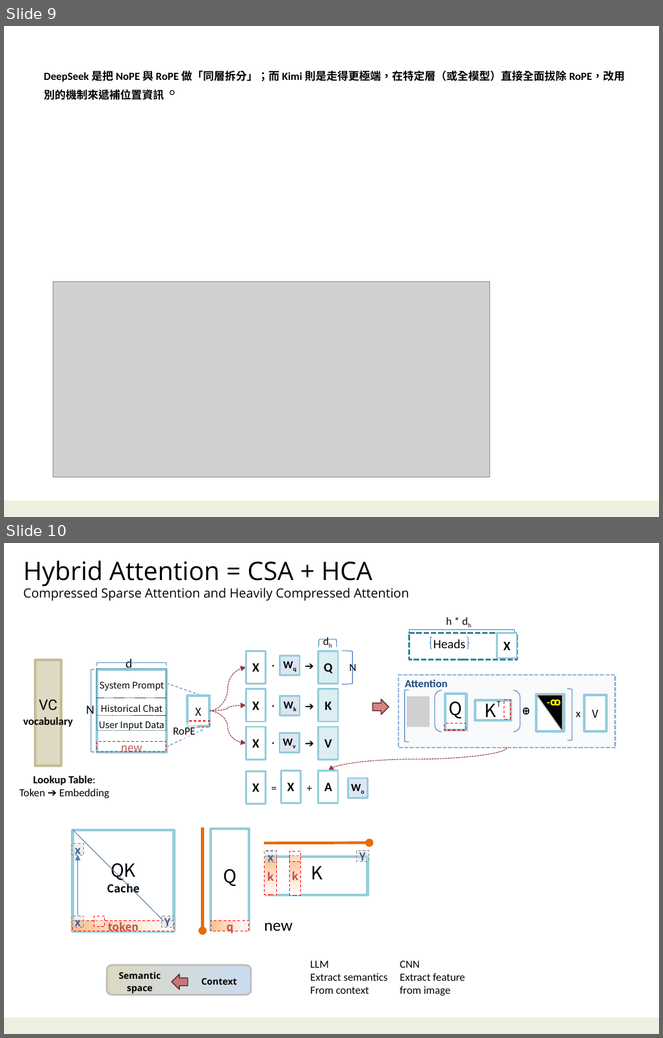
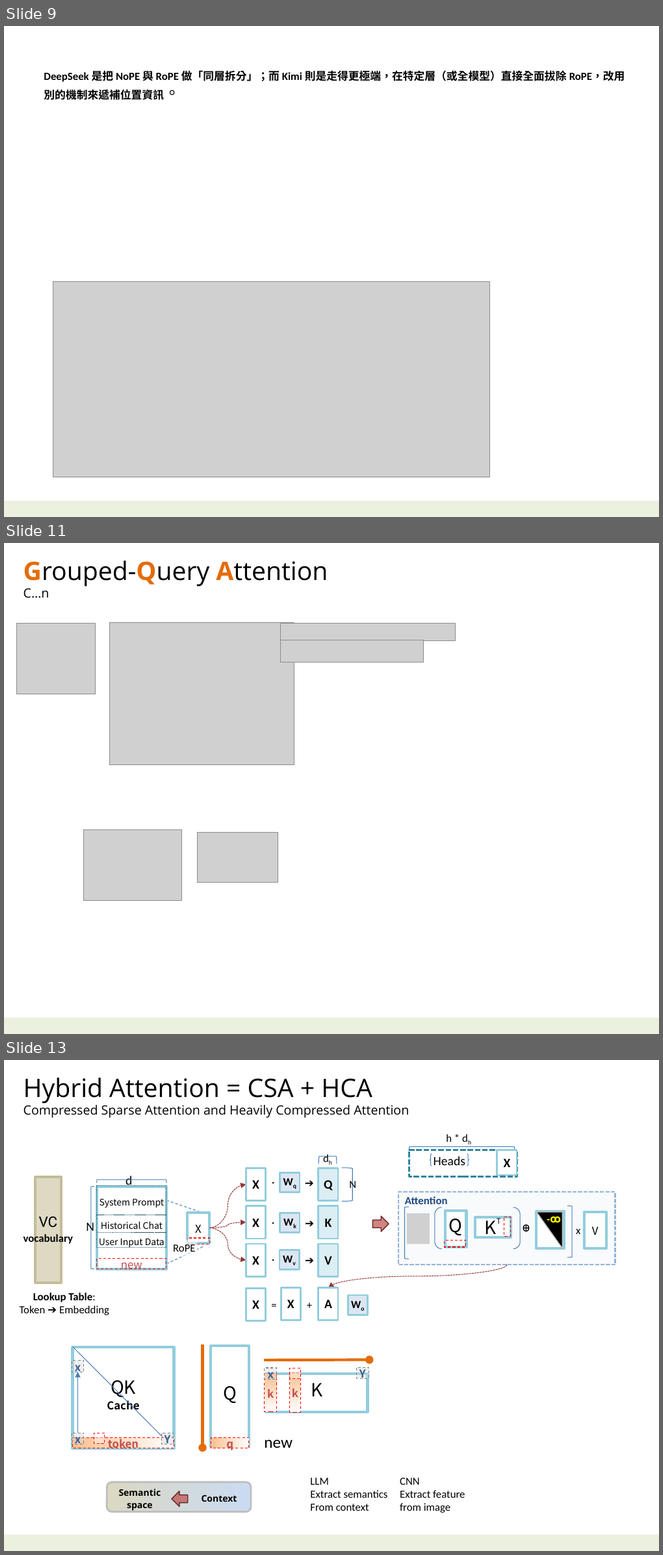
Before and after one commit to navibator/crazy-ai, a slide deck: ai-deepseek.pptx. Shown one above the other, each under a label of ours: slides 9 and 10 before the commit, slides 9, 11 and 13 after it; the slides between them are not shown. The pictures are 663x1038 and 663x1555 pixels, drawn with LibreOffice and Linux fonts; fonts in the diff are those of the drawing; grey boxes stand for pictures. Boxes give left, top, right and bottom in pixels: in the first picture for what was removed or moved away, otherwise in the second. Text is boxed around its words. In the diff, an @@ line names an element or a change of style, - is before the commit and + after.

```diff
--- a/ai-deepseek.pptx
+++ b/ai-deepseek.pptx
@@ slide 11 added at [4,543,659,1034], background #FFFFFF; not listed: 1 template element that a slide beside it also shows @@
@@ text added at [24,561,328,598], 28 pt, text #000000 @@
+Grouped-Query Attention
+C…n
@@ picture added at [17,624,96,694] @@
@@ picture added at [109,622,294,765] @@
@@ picture added at [280,624,456,641] @@
@@ picture added at [280,640,423,662] @@
@@ picture added at [84,830,181,901] @@
@@ picture added at [197,833,278,882] @@
@@ what was slide 10 is now slide 13 @@
```
Also in this commit, not shown: 1 slide changed, 2 other slides added, 2 other files.
